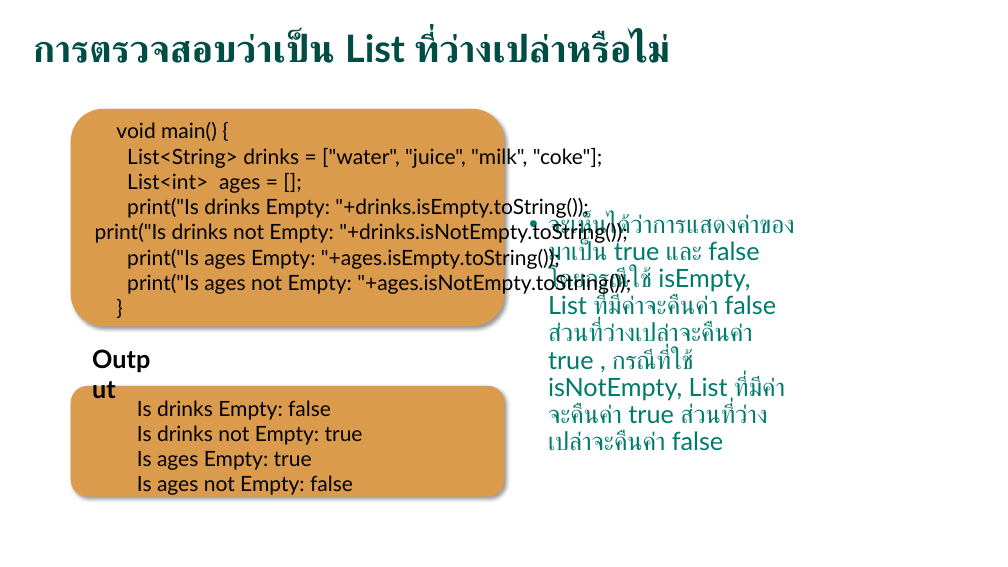
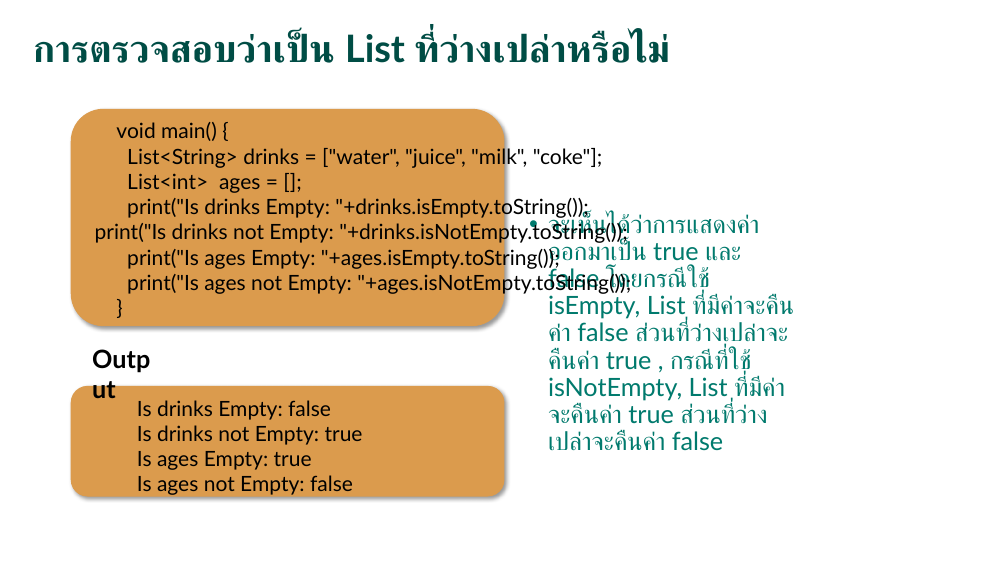
Before and after one commit to EarthXSY/File-dowload, a slide deck: slide 17 of List in Dart (start-ex4).pptx. Drawn at 1008x567 pixels with LibreOffice and Linux fonts; fonts in the diff are those of the drawing; background and template pictures are left out. Boxes give left, top, right and bottom in pixels: in the first picture for what was removed or moved away, otherwise in the second. Text is boxed around its words. In the diff, an @@ line names an element or a change of style, - is before the commit and + after.

```diff
--- a/List in Dart (start-ex4).pptx
+++ b/List in Dart (start-ex4).pptx
@@ text at bbox=[548, 213, 794, 451]: text changed @@
-• จะเห็นได้ว่าการแสดงค่าของมาเป็น true และ false โดยกรณีใช้ isEmpty, List ที่มีค่าจะคืนค่า false ส่วนที่ว่างเปล่าจะคืนค่า true , กรณีที่ใช้ isNotEmpty, List ที่มีค่าจะคืนค่า true ส่วนที่ว่างเปล่าจะคืนค่า false
+• จะเห็นได้ว่าการแสดงค่าออกมาเป็น true และ false โดยกรณีใช้ isEmpty, List ที่มีค่าจะคืนค่า false ส่วนที่ว่างเปล่าจะคืนค่า true , กรณีที่ใช้ isNotEmpty, List ที่มีค่าจะคืนค่า true ส่วนที่ว่างเปล่าจะคืนค่า false
```
Also in this commit, not shown: 1 other slide changed, 1 slide removed, 1 other file.
